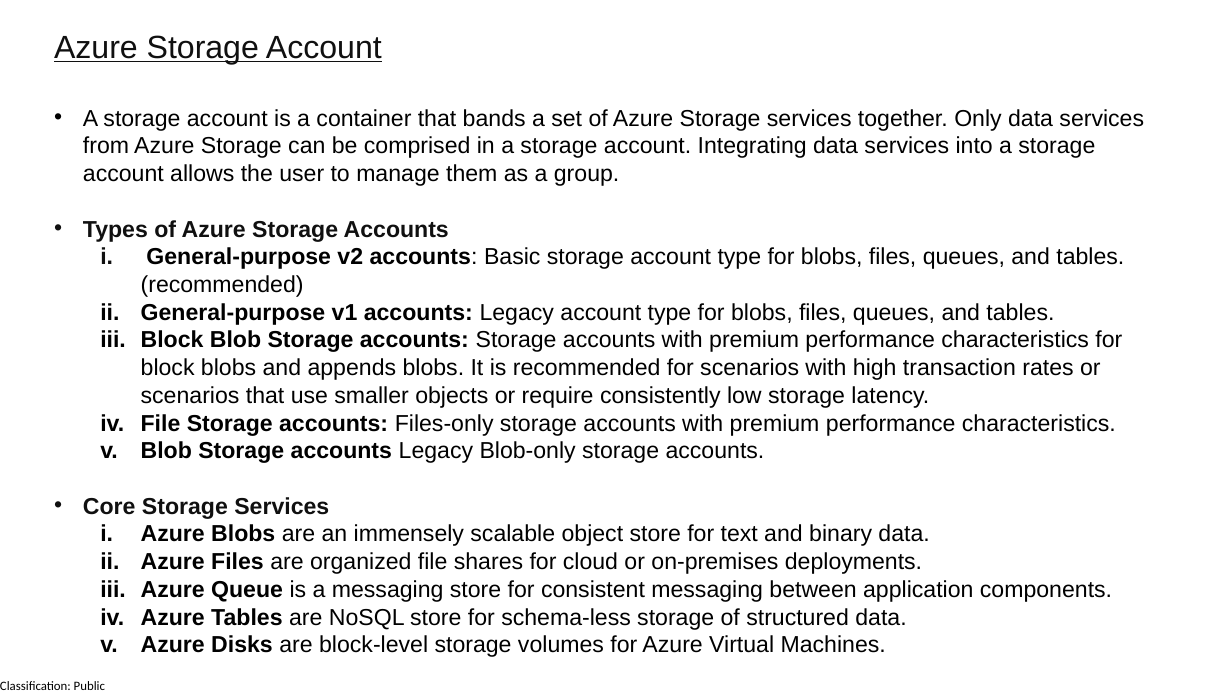
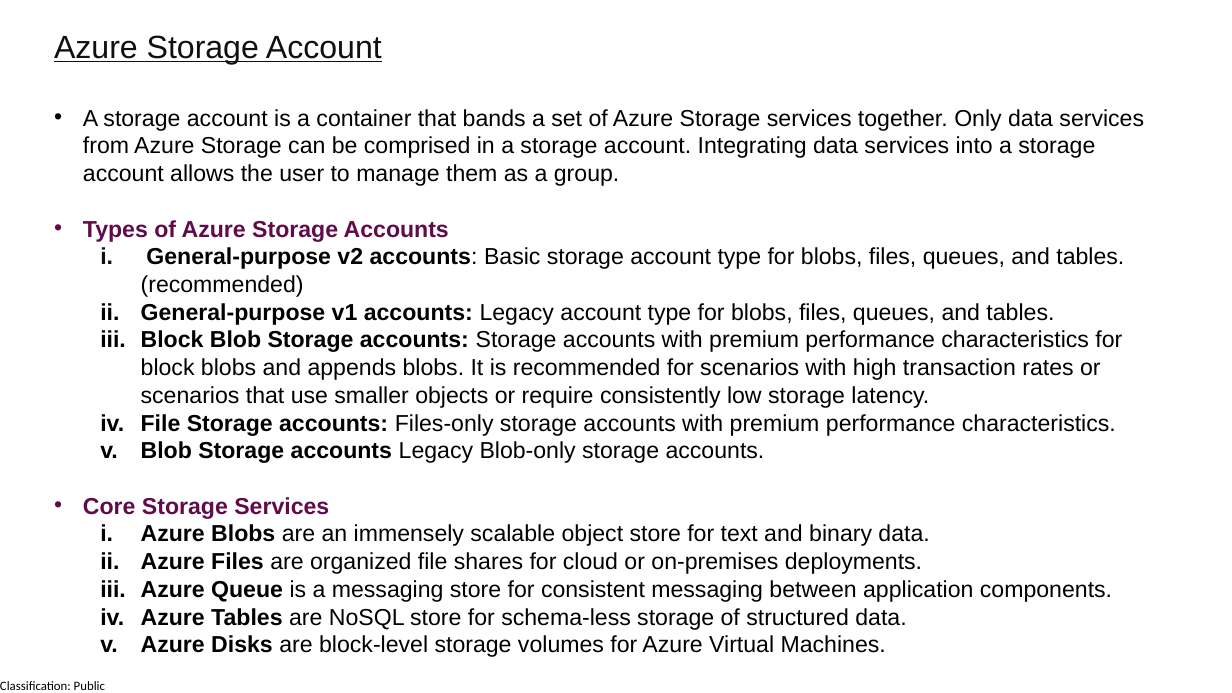
Before and after one commit to manaswiniray/Maersk.Azure.Practice, a slide deck: slide 5 of Microsoft Azure.pptx. Drawn at 1232x693 pixels with LibreOffice and Linux fonts; fonts in the diff are those of the drawing. Boxes give left, top, right and bottom in pixels: in the first picture for what was removed or moved away, otherwise in the second. Text is boxed around its words. In the diff, an @@ line names an element or a change of style, - is before the commit and + after.

Commit message:
Committed for Azure Fundamentals

```diff
--- a/Microsoft Azure.pptx
+++ b/Microsoft Azure.pptx
@@ text at bbox=[83, 220, 449, 519]: text colour #101010 to #610B4B in "Types of Azure Storage Accounts", "Core Storage Services" @@
```
Also in this commit, not shown: 5 other slides changed, 3 slides added.
